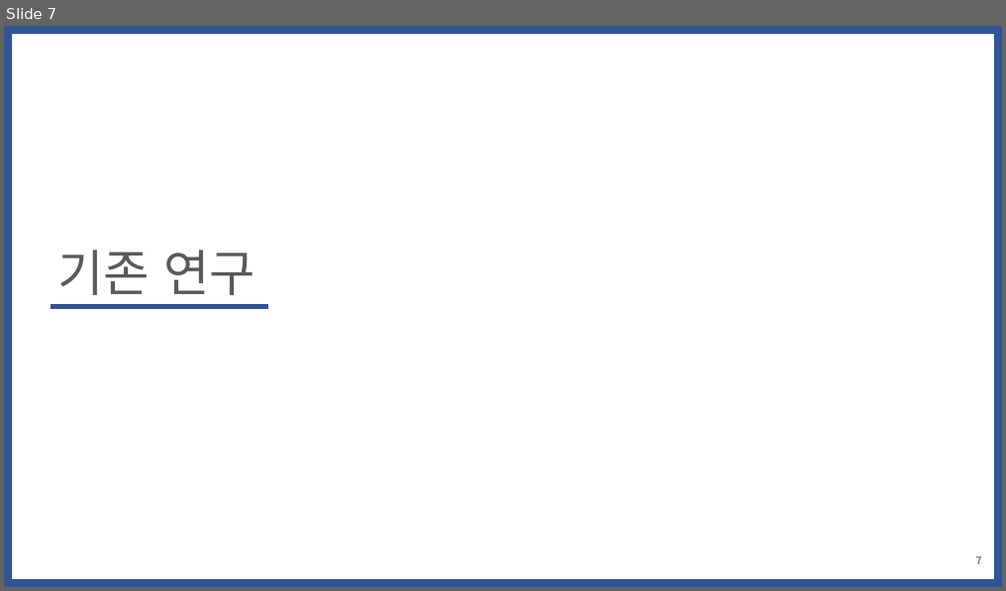
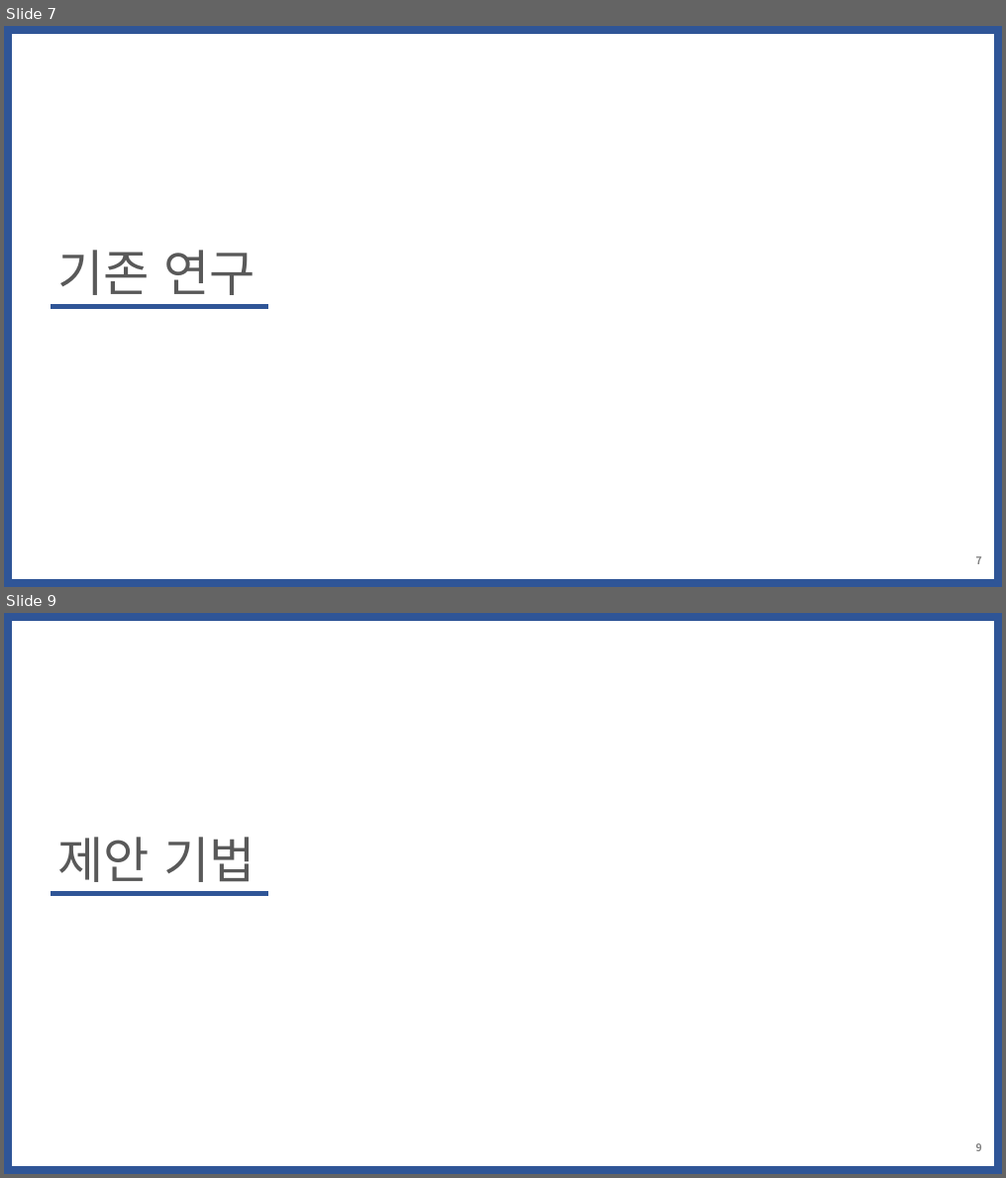
Before and after one commit to WoogiBoogi1129/ICN-NDN, a slide deck: Named-Data-Net/PPT/MEC에서-정보-중심-네트워크-컨텐츠-캐싱-최적화-방안.pptx. Shown one above the other, each under a label of ours: slide 7 before the commit, slides 7 and 9 after it; the slides between them are not shown. The pictures are 1006x591 and 1006x1178 pixels, drawn with LibreOffice and Linux fonts; fonts in the diff are those of the drawing. Boxes give left, top, right and bottom in pixels: in the first picture for what was removed or moved away, otherwise in the second. Text is boxed around its words. In the diff, an @@ line names an element or a change of style, - is before the commit and + after.

```diff
--- a/Named-Data-Net/PPT/MEC에서-정보-중심-네트워크-컨텐츠-캐싱-최적화-방안.pptx
+++ b/Named-Data-Net/PPT/MEC에서-정보-중심-네트워크-컨텐츠-캐싱-최적화-방안.pptx
@@ slide 9 added at (4,613,1002,1174), background #FFFFFF @@
@@ rectangle added at (4,613,1002,1174), outline #2F5597 15 pt @@
@@ text added at (58,837,255,882), 48 pt, text #595959 @@
+제안 기법
@@ line added from (51, 894) to (268, 894), #2F5597 4.5 pt @@
@@ page number added at (976,1144,982,1152), 10 pt, text #808080, bold @@
+9
```
Also in this commit, not shown: 3 slides changed, 6 other slides added, 1 other file.
